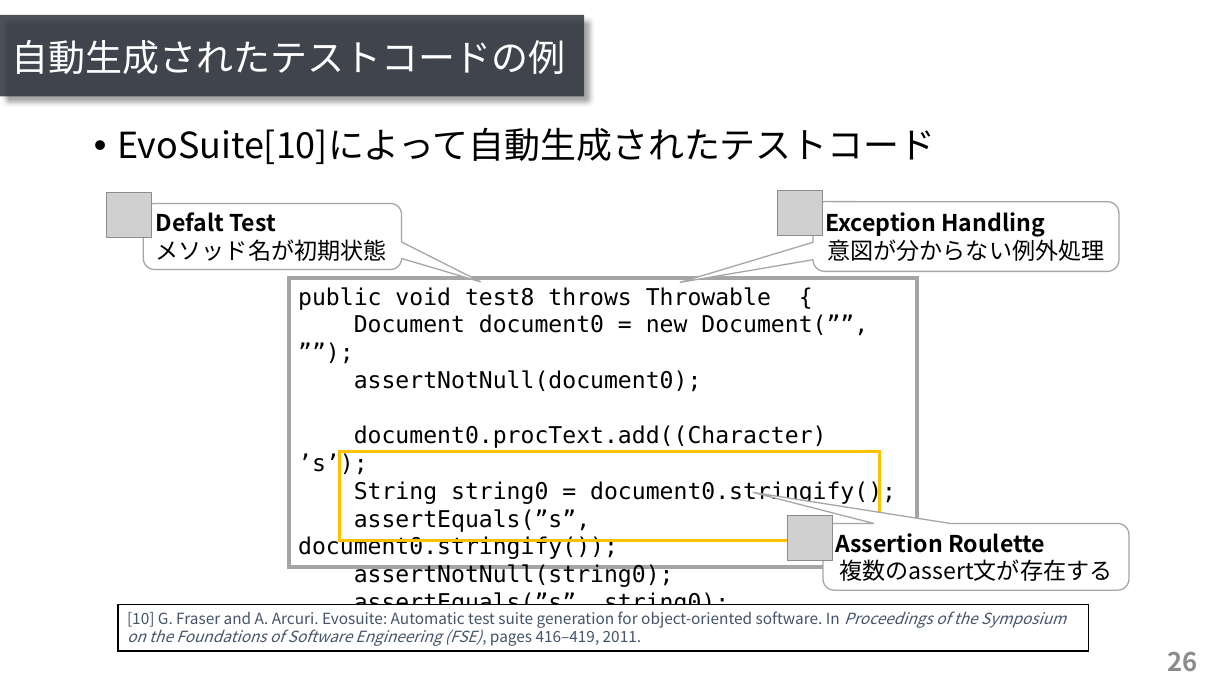
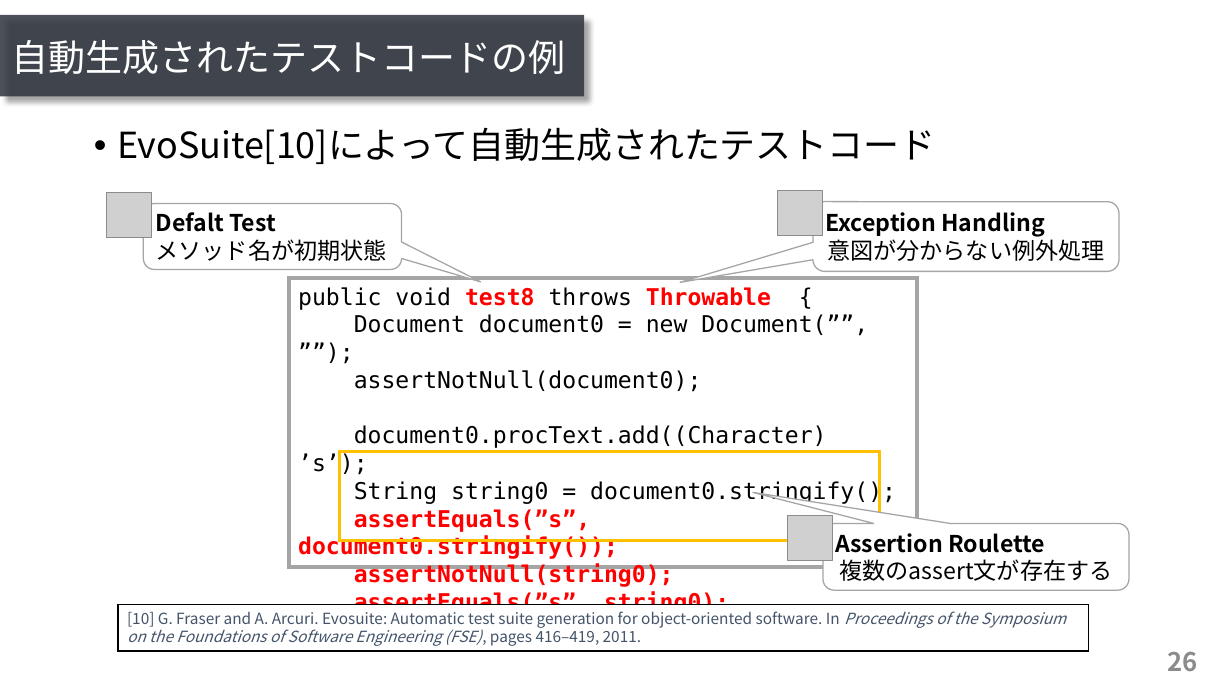
Before and after one commit to ryosuke-ku/mthesis2020-pre, a slide deck: slide 26 of presentation_kurachi.pptx. Drawn at 1232x693 pixels with LibreOffice and Linux fonts; fonts in the diff are those of the drawing; grey boxes stand for pictures. Boxes give left, top, right and bottom in pixels: in the first picture for what was removed or moved away, otherwise in the second. Text is boxed around its words. In the diff, an @@ line names an element or a change of style, - is before the commit and + after.

```diff
--- a/presentation_kurachi.pptx
+++ b/presentation_kurachi.pptx
@@ text in rectangle at (298, 287, 771, 616): text colour #000000 to #FF0000, bold on in "test8 Throwable", "assertEquals(”s”, document0.stringify());", "assertNotNull(string0);", "assertEquals(”s”, string0);" @@
```
Also in this commit, not shown: 1 other slide changed.
